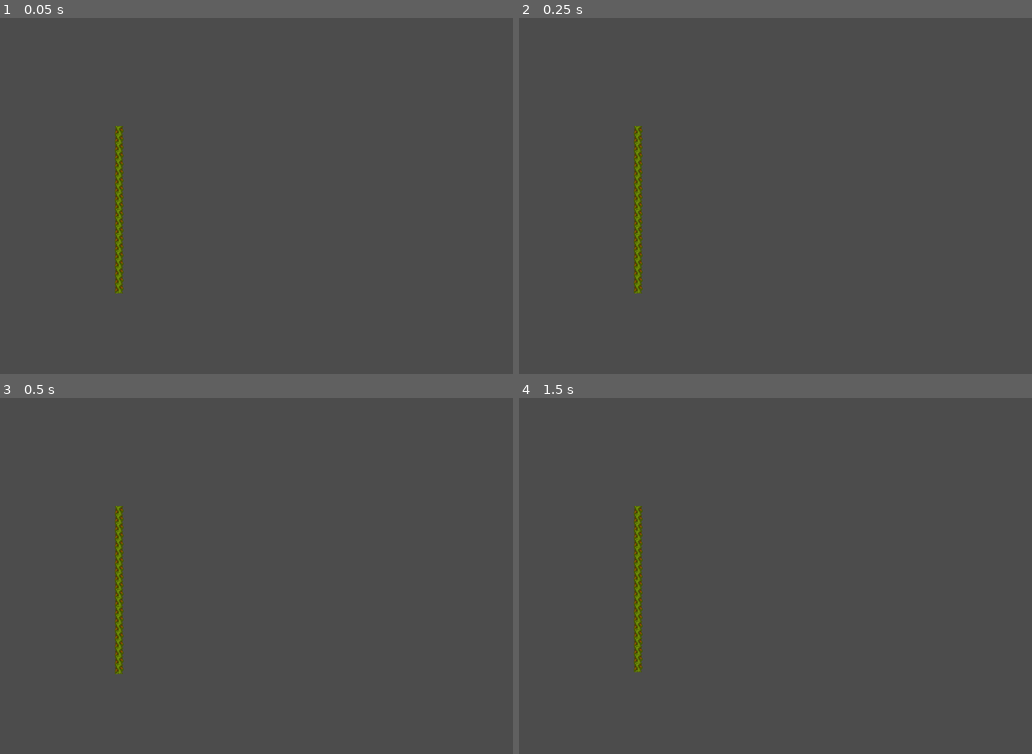
Above: before the commit, frames 1-4 (two rows, left to right).
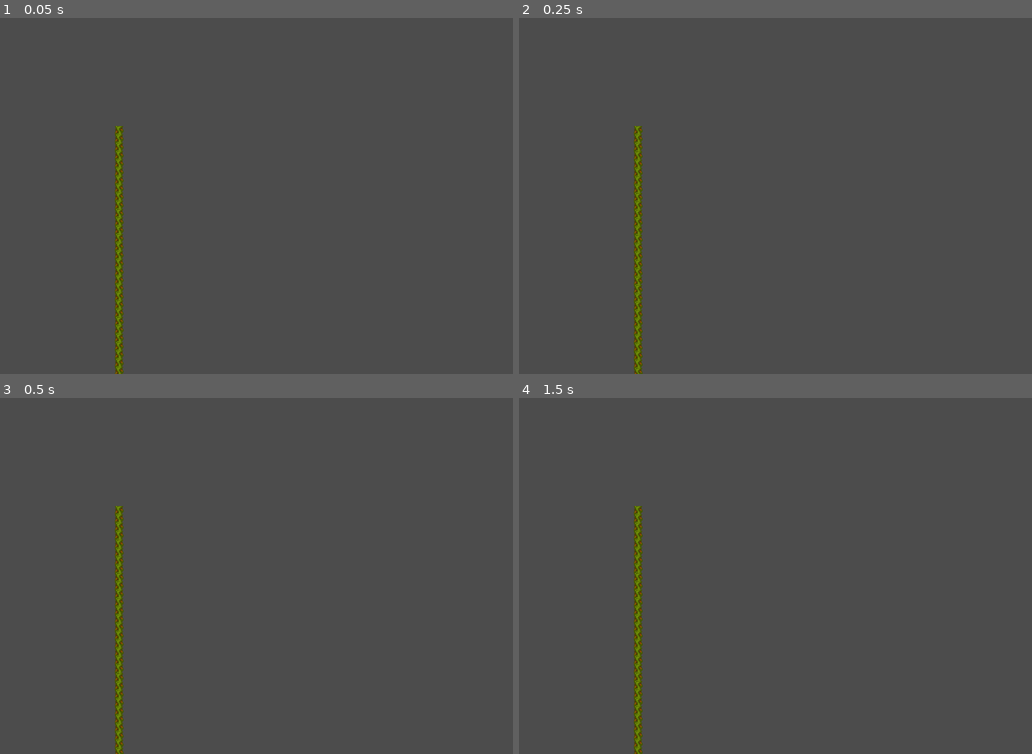
Above: after the commit, the same moments.

Repository: 2S-2-Semanas/gmtk2021
Game: Godot game, scene res://liana/Liana.tscn
Two runs of this game, one before a commit and one after it. Both use one fixed random seed, a clock stepped at 60 frames per second and the inputs below. This scene is started directly instead of the project's main scene.
Inputs (mouse positions are in pixels of both pictures, inside the frame that each line leads up to):
- Up to frame 1 (0.05 s): no input
- Up to frame 2 (0.25 s): no input
- Up to frame 3 (0.5 s): no input
- Up to frame 4 (1.5 s): tap Enter (ui_accept) at 0.5, 1.35 s; move the mouse to (955, 558) at 0.52 s; hold Right (ui_right) 0.53-1.28 s; hold Enter (ui_accept) 0.53-1.28 s; move the mouse to (703, 593) at 1.27 s; hold Left (ui_left) from 1.28 s (still down)

The runs differ from the first frame. In frame 1, 0.4% of the frame differs, in the area x 22-25%, y 76-100%; in frame 2, 0.6%; in frame 3, 0.4%; in frame 4, 0.7%, in the area x 22-25%, y 37-100%.

Commit message:
maybe fixed the liana

Diff:
--- a/liana/Liana.gd
+++ b/liana/Liana.gd
@@ -5,10 +5,9 @@
 
 var segments: Array = []
 
-var size = 20
+var size = 30
 
 onready var origin = $Origin
-onready var ball = $Ball
 
 func _ready():
 
@@ -25,6 +24,8 @@
 
 		var joint = PinJoint2D.new()
 		joint.disable_collision = true
+		joint.bias = 0.9
+		joint.softness = 0.1
 
 		joint.node_a = lastSegment.get_path()
 		joint.node_b = segment.get_path()
@@ -33,8 +34,3 @@
 		lastSegment.add_child(joint)
 
 		lastSegment = segment
-
-func _input(event):
-	if event is InputEventAction:
-		if event.is_action_pressed('ui_accept'):
-			ball.global_position = get_global_mouse_position()
--- a/liana/Liana.tscn
+++ b/liana/Liana.tscn
@@ -1,17 +1,27 @@
-[gd_scene load_steps=3 format=2]
+[gd_scene load_steps=4 format=2]
 
 [ext_resource path="res://liana/Liana.gd" type="Script" id=1]
 
 [sub_resource type="RectangleShape2D" id=1]
 extents = Vector2( 0.639091, 0.504444 )
 
+[sub_resource type="CircleShape2D" id=2]
+
 [node name="Liana" type="Node2D"]
 position = Vector2( 200.085, 176.019 )
 script = ExtResource( 1 )
 
 [node name="Origin" type="StaticBody2D" parent="."]
-collision_layer = 16
-collision_mask = 2147483664
+collision_mask = 2147483649
 
 [node name="CollisionShape2D" type="CollisionShape2D" parent="Origin"]
 shape = SubResource( 1 )
+disabled = true
+
+[node name="RigidBody2D" type="RigidBody2D" parent="."]
+position = Vector2( 9.70496, -41.0309 )
+collision_layer = 17
+collision_mask = 17
+
+[node name="CollisionShape2D" type="CollisionShape2D" parent="RigidBody2D"]
+shape = SubResource( 2 )
--- a/liana/lianaSegment/LianaSegment.tscn
+++ b/liana/lianaSegment/LianaSegment.tscn
@@ -3,10 +3,13 @@
 [ext_resource path="res://liana/lianaFragment.png" type="Texture" id=1]
 [ext_resource path="res://liana/LianaSegment/LianaSegment.gd" type="Script" id=2]
 
-[sub_resource type="RectangleShape2D" id=1]
-extents = Vector2( 5.8607, 7.07044 )
+[sub_resource type="CapsuleShape2D" id=1]
+radius = 5.48619
+height = 4.29208
 
 [node name="LianaSegment" type="RigidBody2D"]
+collision_layer = 16
+collision_mask = 16
 script = ExtResource( 2 )
 
 [node name="Sprite" type="Sprite" parent="."]
--- a/project.godot
+++ b/project.godot
@@ -7,6 +7,11 @@
 ;   param=value ; assign values to parameters
 
 config_version=4
+
+_global_script_classes=[  ]
+_global_script_class_icons={
+
+}
 
 [application]
 
